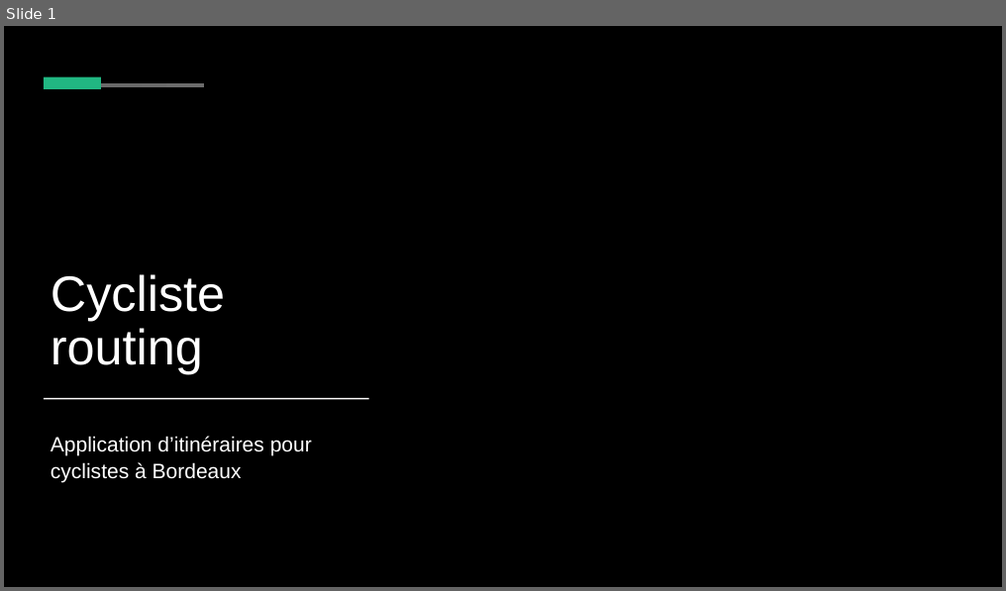
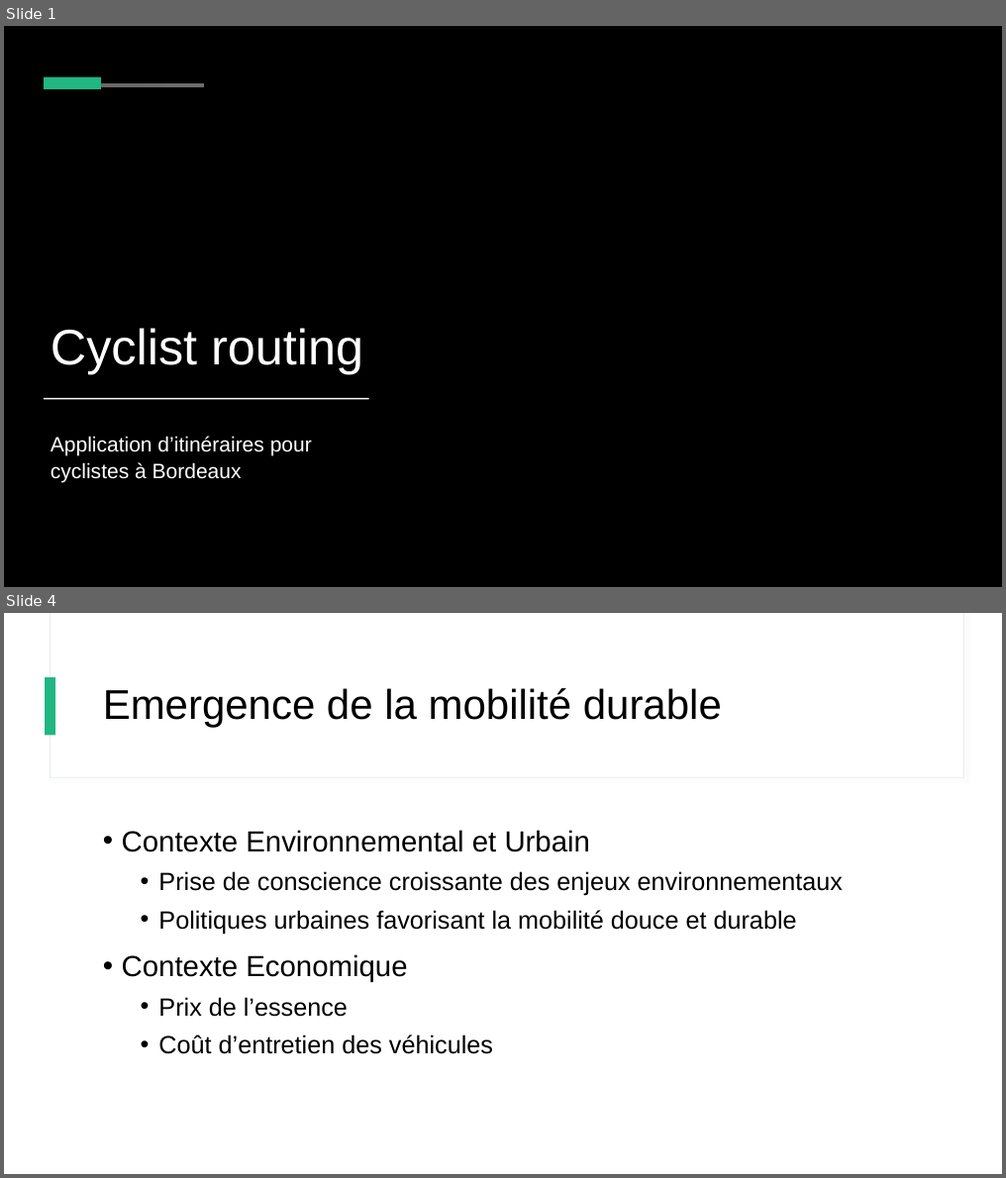
Before and after one commit to leo-grandmorcel/cyclist-bordeaux-routing, a slide deck: shortpres.pptx. Shown one above the other, each under a label of ours: slide 1 before the commit, slides 1 and 4 after it; the slides between them are not shown. The pictures are 1006x591 and 1006x1178 pixels, drawn with LibreOffice and Linux fonts; fonts in the diff are those of the drawing; background and template pictures are left out. Boxes give left, top, right and bottom in pixels: in the first picture for what was removed or moved away, otherwise in the second. Text is boxed around its words. In the diff, an @@ line names an element or a change of style, - is before the commit and + after.

```diff
--- a/shortpres.pptx
+++ b/shortpres.pptx
@@ slide 4 added at <box>4,613,1002,1174</box>, background #FFFFFF @@
@@ rectangle added at <box>50,613,963,778</box>, fill #FFFFFF, outline #E3E9EF 0.75 pt @@
@@ rectangle added at <box>51,613,963,777</box>, fill #FFFFFF @@
@@ rectangle added at <box>46,677,55,735</box>, fill #21B782 @@
@@ title added at <box>103,688,722,728</box>, 40 pt, text #000000 @@
+Emergence de la mobilité durable
@@ text added at <box>122,830,843,1055</box>, 24 pt, text #000000 @@
+• Contexte Environnemental et Urbain
+  • Prise de conscience croissante des enjeux environnementaux
+  • Politiques urbaines favorisant la mobilité douce et durable
+• Contexte Economique
+  • Prix de l’essence
+  • Coût d’entretien des véhicules
@@ slide 1 changed as well @@
@@ title at <box>51,328,363,374</box>: text changed @@
-Cycliste routing
+Cyclist routing
```
Also in this commit, not shown: 2 other slides changed, 5 other slides added, 2 slides removed, 1 other file.
